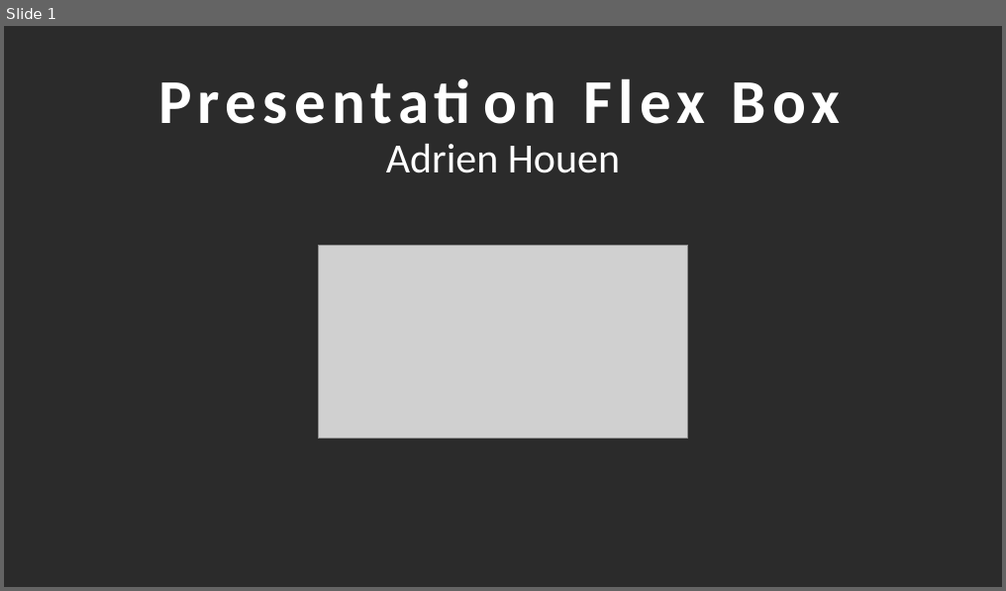
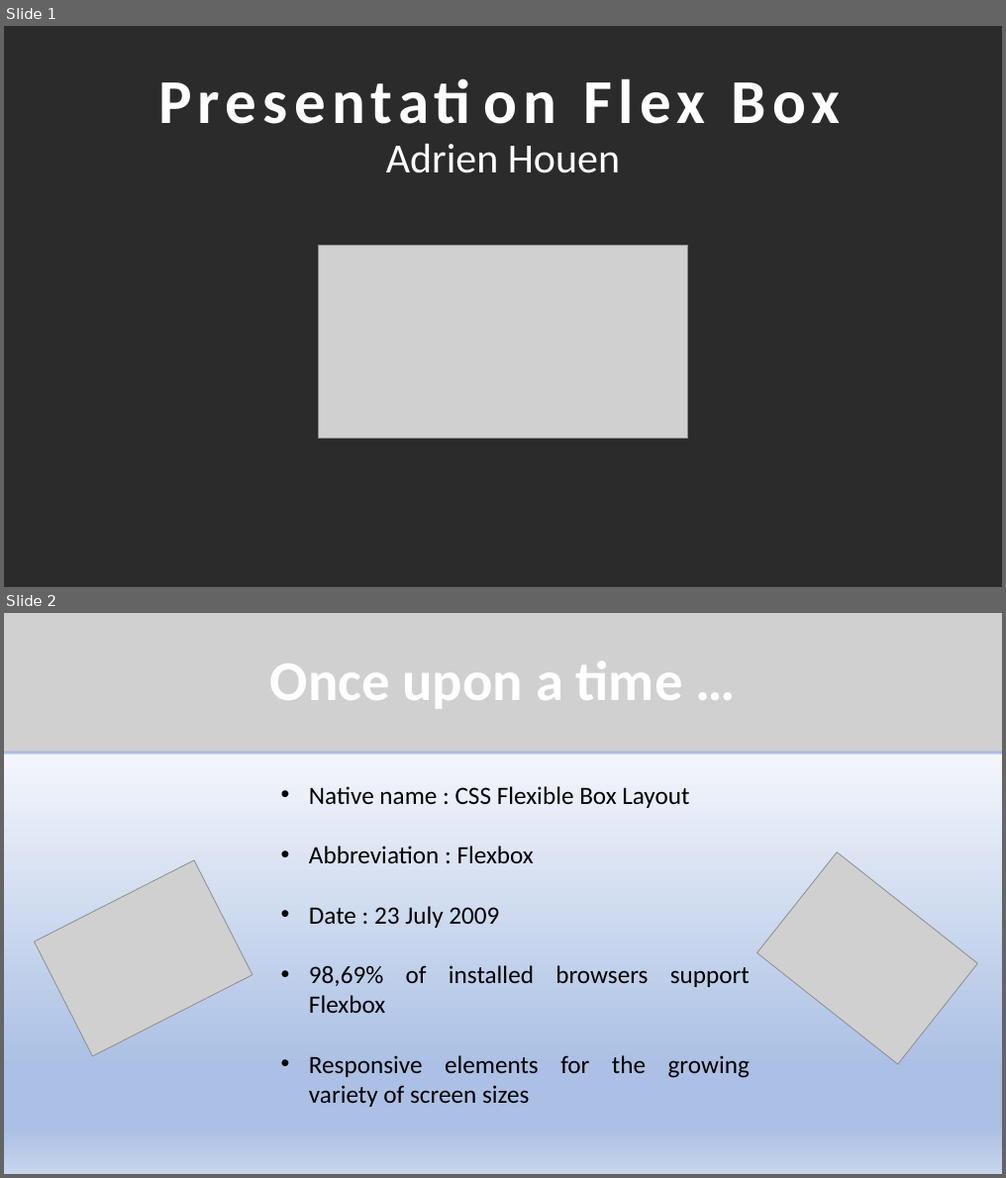
Before and after one commit to AdHouen/COURS_ANGLAIS, a slide deck: Exposé/Presentation Flex Box.pptx. Shown one above the other, each under a label of ours: slide 1 before the commit, slides 1 and 2 after it. The pictures are 1006x591 and 1006x1178 pixels, drawn with LibreOffice and Linux fonts; fonts in the diff are those of the drawing; grey boxes stand for pictures; background and template pictures are left out; a plain dark background stands for a picture behind light text. Boxes give left, top, right and bottom in pixels: in the first picture for what was removed or moved away, otherwise in the second. Text is boxed around its words. In the diff, an @@ line names an element or a change of style, - is before the commit and + after.

```diff
--- a/Exposé/Presentation Flex Box.pptx
+++ b/Exposé/Presentation Flex Box.pptx
@@ slide 2 added at (4, 613, 1002, 1174), background gradient #F6F8FC to #ABC0E4 to #C7D5ED @@
@@ picture added at (4, 613, 1002, 752), 54 pt, text #FFFFFF, bold @@
+Once upon a time …
@@ text added at (309, 786, 749, 1107), 24 pt, text #000000 @@
+• Native name : CSS Flexible Box Layout
+• Abbreviation : Flexbox
+• Date : 23 July 2009
+• 98,69% of installed browsers support Flexbox
+• Responsive elements for the growing variety of screen sizes
@@ picture added at (34, 861, 252, 1057) @@
@@ picture added at (757, 853, 978, 1065) @@
```
Also in this commit, not shown: 9 slides changed, 1 other slide added, 2 slides removed, 9 other files.
